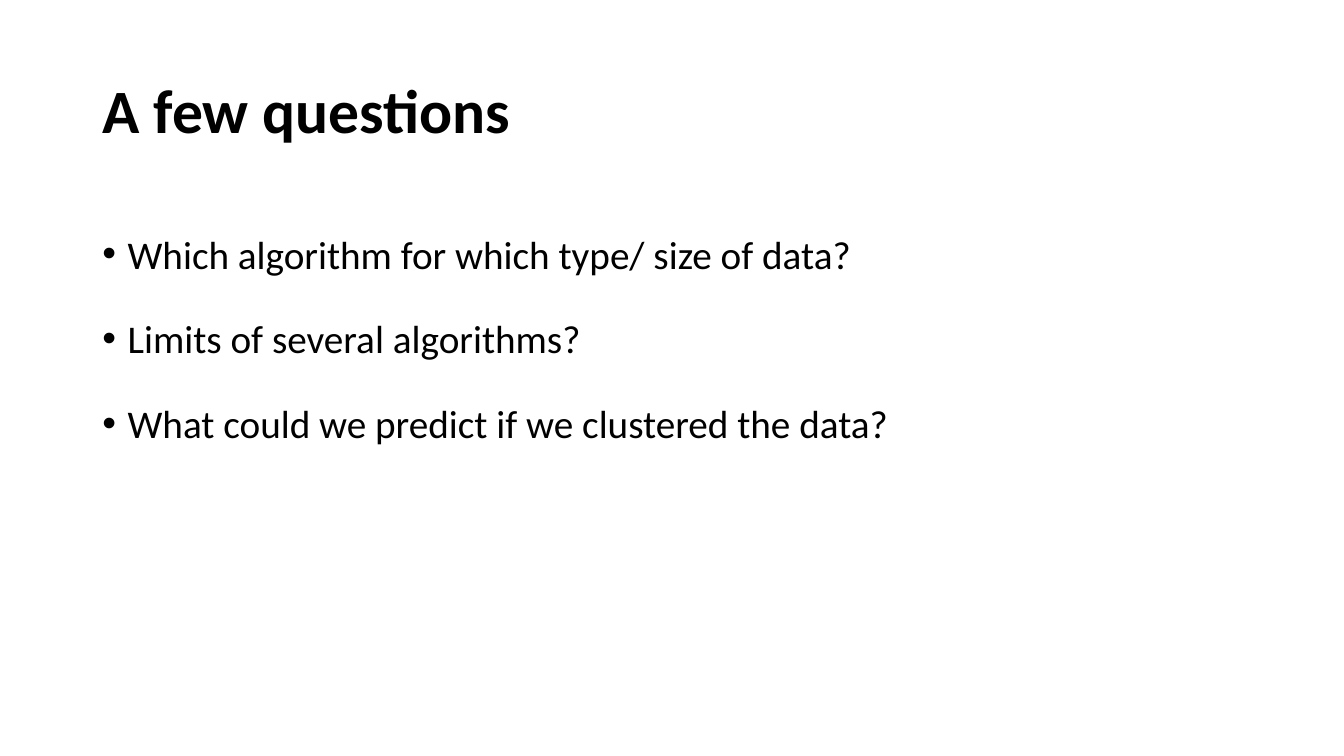
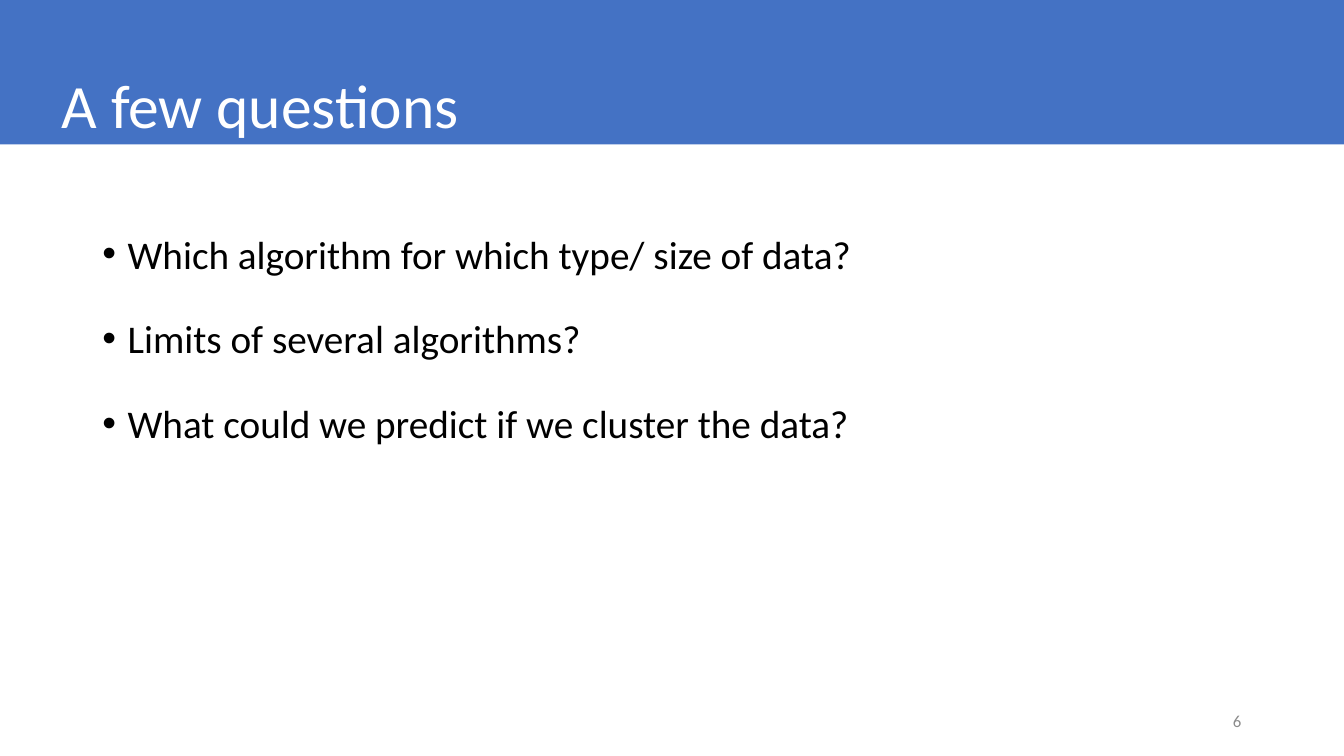
Before and after one commit to datascience-mobi/group-01-project-4-1, a slide deck: slide 6 of K-means clustering.pptx (slide 7 before the commit). Drawn at 1344x756 pixels with LibreOffice and Linux fonts; fonts in the diff are those of the drawing. Boxes give left, top, right and bottom in pixels: in the first picture for what was removed or moved away, otherwise in the second. Text is boxed around its words. In the diff, an @@ line names an element or a change of style, - is before the commit and + after.

```diff
--- a/K-means clustering.pptx
+++ b/K-means clustering.pptx
@@ rectangle added at bbox=[0, 0, 1344, 145], fill #4472C4 @@
@@ title "A few questions": place and size @@
-title "A few questions" at bbox=[102, 89, 511, 143]
+title "A few questions" at bbox=[62, 85, 459, 138]
@@ title "A few questions" at bbox=[62, 85, 459, 138]: text colour #000000 to #FFFFFF, bold off @@
@@ text at bbox=[128, 410, 848, 445]: text changed @@
-• What could we predict if we clustered the data?
+• What could we predict if we cluster the data?
@@ page number added at bbox=[1233, 716, 1241, 727], 12 pt, text #8C8C8C @@
+6
```
Also in this commit, not shown: 6 other slides changed, 1 slide added, 2 slides removed.
